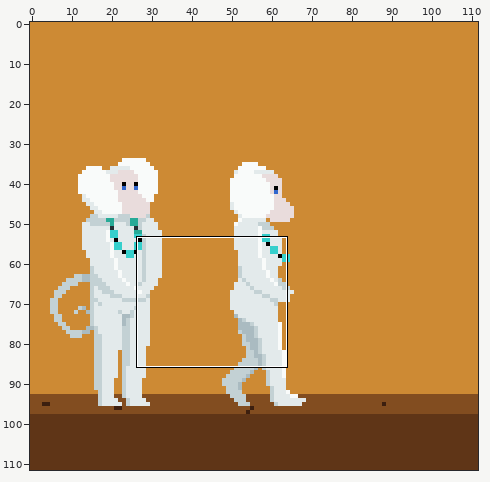
Pixel-art file, stored at animations-dev/micca-peaceful-walk.aseprite. Above, an overview of the earlier version with the close-up marked.
Close-up. Old version:
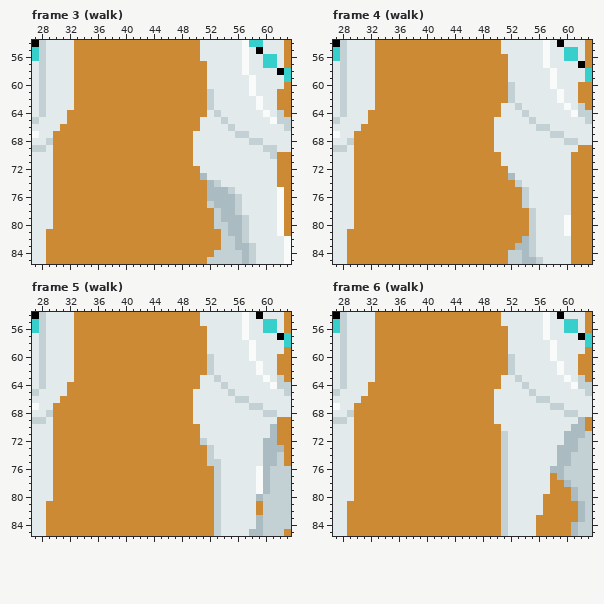
112x112 pixels, 11 frames. Shown: frame 3 (walk): x 27..63, y 54..85; frame 4 (walk): x 27..63, y 54..85; frame 5 (walk): x 27..63, y 54..85; frame 6 (walk): x 27..63, y 54..85. The commit also changed other frames or places, which this record leaves out.
The result:
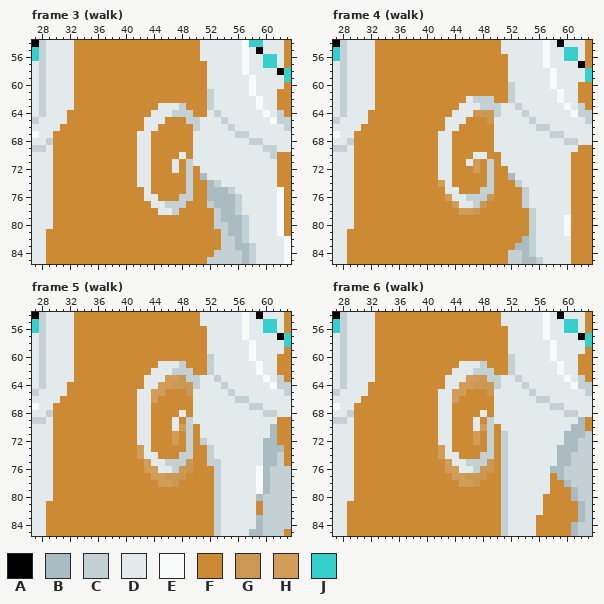
Palette (. is transparent): A #000000  B #aabbc1  C #c3d1d4  D #e3eaeb  E #f9fbfa  F #cd8a34  G #cb9854  H #d19d59  J #36cfcc
Author's note on the commit: fix: tail animation added
Diff:
layer "Layer 1" opacity 20% added
Changed rows in their new state; - is an unchanged pixel.
Frame 3 (walk), layer "micca-peaceful-side/tail":
first column x 42:
63 ---DDDC--
64 --DDDCCC-
65 -DDD---CC
66 -DD-----C
67 DD-------
68 DD-------
69 DD-------
70 DD----D--
71 DD---D-C-
72 DD---D-C-
73 DD-----C-
74 DD-----C-
75 -D-----C-
76 -DD---CC-
77 --DDCCC--
78 ---DDC---
Frame 4 (walk), layers "micca-peaceful-side/tail", "Layer 1":
first column x 42:
62 ----DCCC-
63 ---DDDCCC
64 --DDDGGGC
65 -DDD---G-
66 -DD------
67 DD-------
68 DD-------
69 DD-------
70 DD---DD--
71 DD--DH-C-
72 DD---H-C-
73 DD-----C-
74 HD-----C-
75 -DD---CC-
76 -HDDCCCG-
77 --HDDCG--
78 ---HHG---
Frame 5 (walk), layers "micca-peaceful-side/tail", "Layer 1":
first column x 42:
61 ---DDDC--
62 --DDDCCC-
63 -DDDHHGCC
64 -DDHHGGGC
65 DDHH---G-
66 DDH------
67 DD-------
68 DD----D--
69 DD---D-C-
70 DD---DHC-
71 DD---H-C-
72 DD---H-C-
73 HD-----C-
74 HDD---CC-
75 -HDDCCCG-
76 -HHDDCGG-
77 --HHGGG--
78 ---HHG---
Frame 6 (walk), layers "micca-peaceful-side/tail", "Layer 1": the same change as frame 5 (walk)
